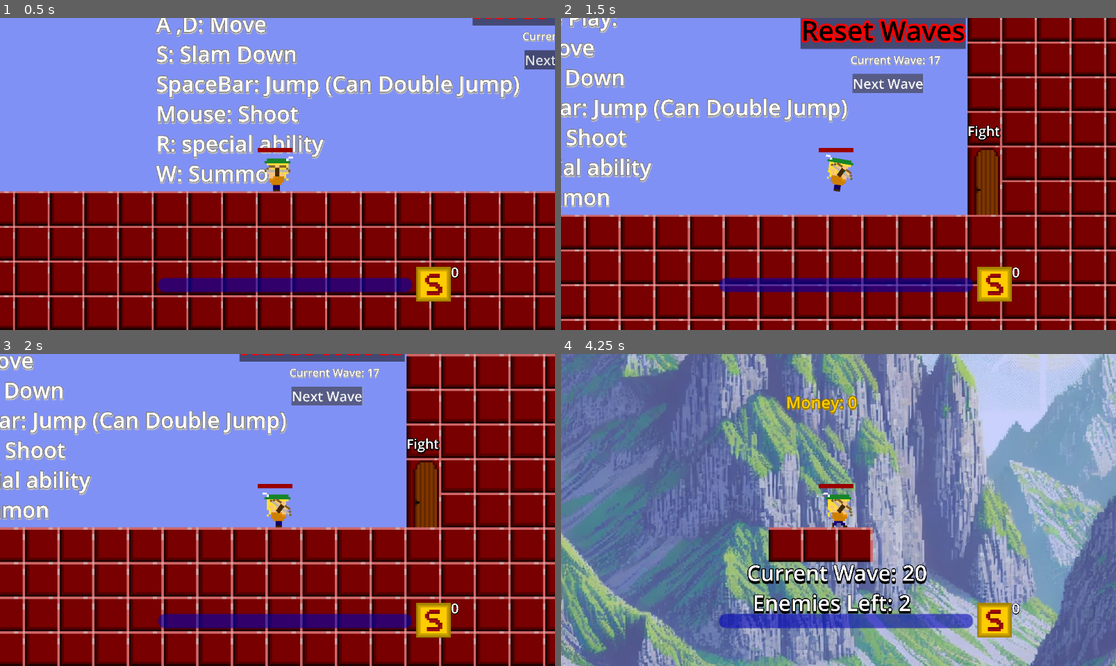
Above: before the commit, frames 1-4 (two rows, left to right).
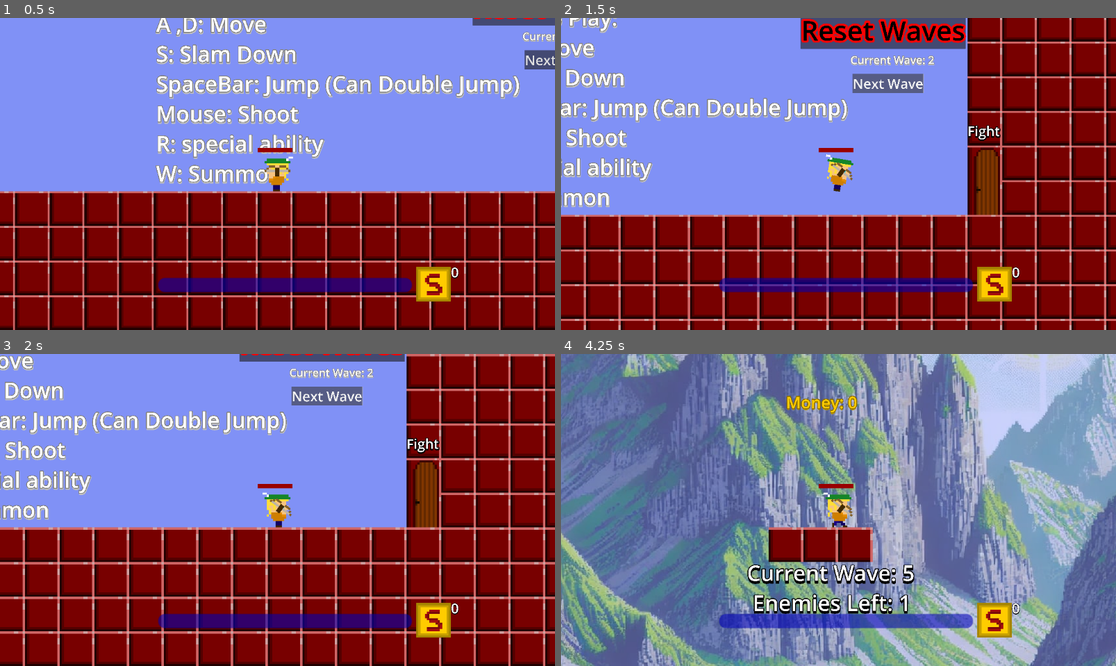
Above: after the commit, the same moments.

Repository: Dan-Yaacobi/TheBowman
Game: Godot game, scene res://MainGame/Game.tscn
Same seed, same stepped clock (60 frames per second), same inputs: the game is played once before the commit and once after it.
Inputs (mouse positions are in pixels of both pictures, inside the frame that each line leads up to):
- Up to frame 1 (0.5 s): no input
- Up to frame 2 (1.5 s): tap Enter at 0.5 s; move the mouse to (960, 158) at 0.52 s; press the mouse at (960, 158) at 0.53 s; hold D (Right) 0.53-1.25 s; tap Space (Jump) at 0.77 s; release the mouse at (960, 158) at 1.25 s; click "Next Wave" at 1.25 s
- Up to frame 3 (2 s): no input
- Up to frame 4 (4.25 s): click "Next Wave" at 2 s; tap Space (Jump) at 2.75, 3.02 s; move the mouse to (727, 525) at 2.77 s; hold S (DropDown) 2.78-3.53 s; tap R (special ability) at 2.85 s; move the mouse to (894, 441) at 3.52 s; press the mouse at (894, 441) at 3.53 s; hold D (Right) from 3.53 s (still down)

Frame 1 is identical in both runs. In frame 2, less than 0.1% of the frame differs, in the area x 66-69%, y 12-16%; in frame 3, less than 0.1%; in frame 4, 0.4%, in the area x 36-66%, y 67-84%.

Commit message:
starting wave changed to 1

Diff:
--- a/Level/PlayGround/PlayGround.tscn
+++ b/Level/PlayGround/PlayGround.tscn
@@ -73,7 +73,7 @@
 
 [sub_resource type="Resource" id="Resource_bnwpa"]
 script = ExtResource("7_wvqgp")
-current_wave = 16
+current_wave = 1
 enemies_spawn = Array[int]([100, 0, 0])
 total_enemies = 10
 spawn_time = 2.0
Not shown, changed: docs/index.html
Not shown, changed: docs/index.pck
